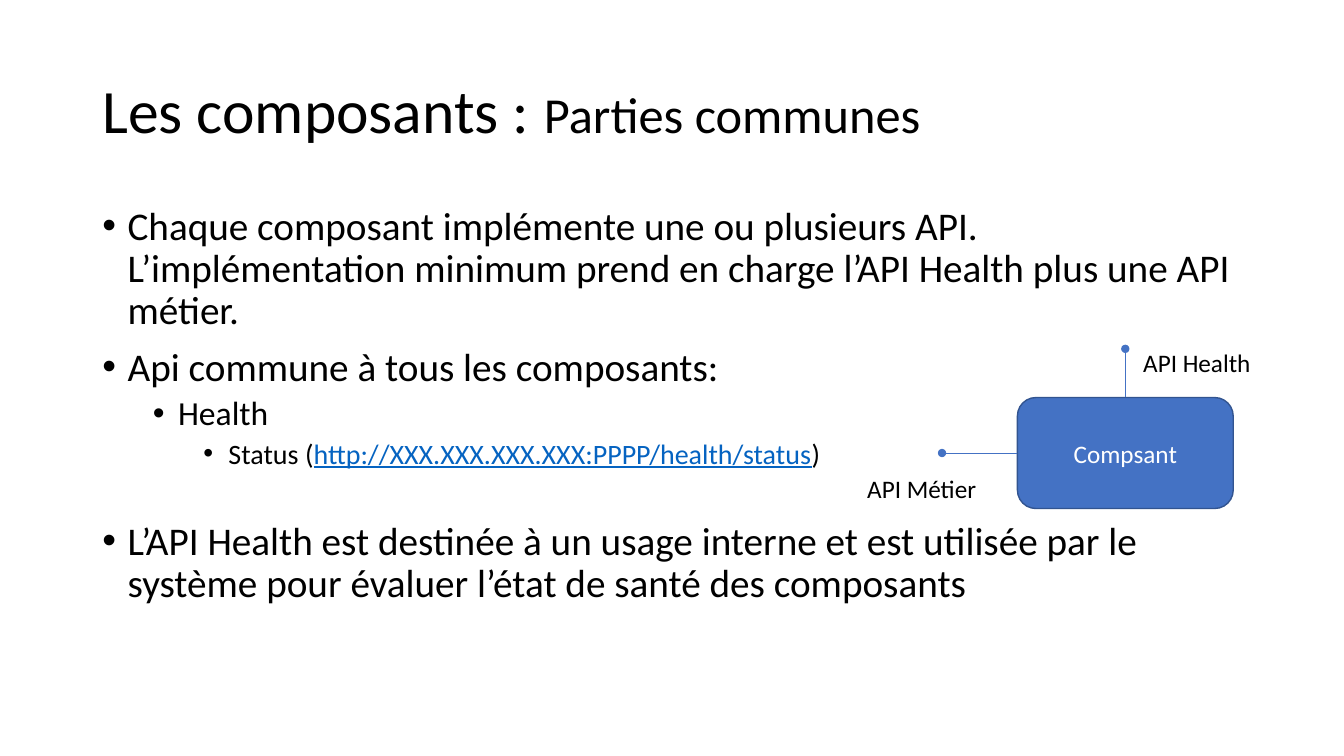
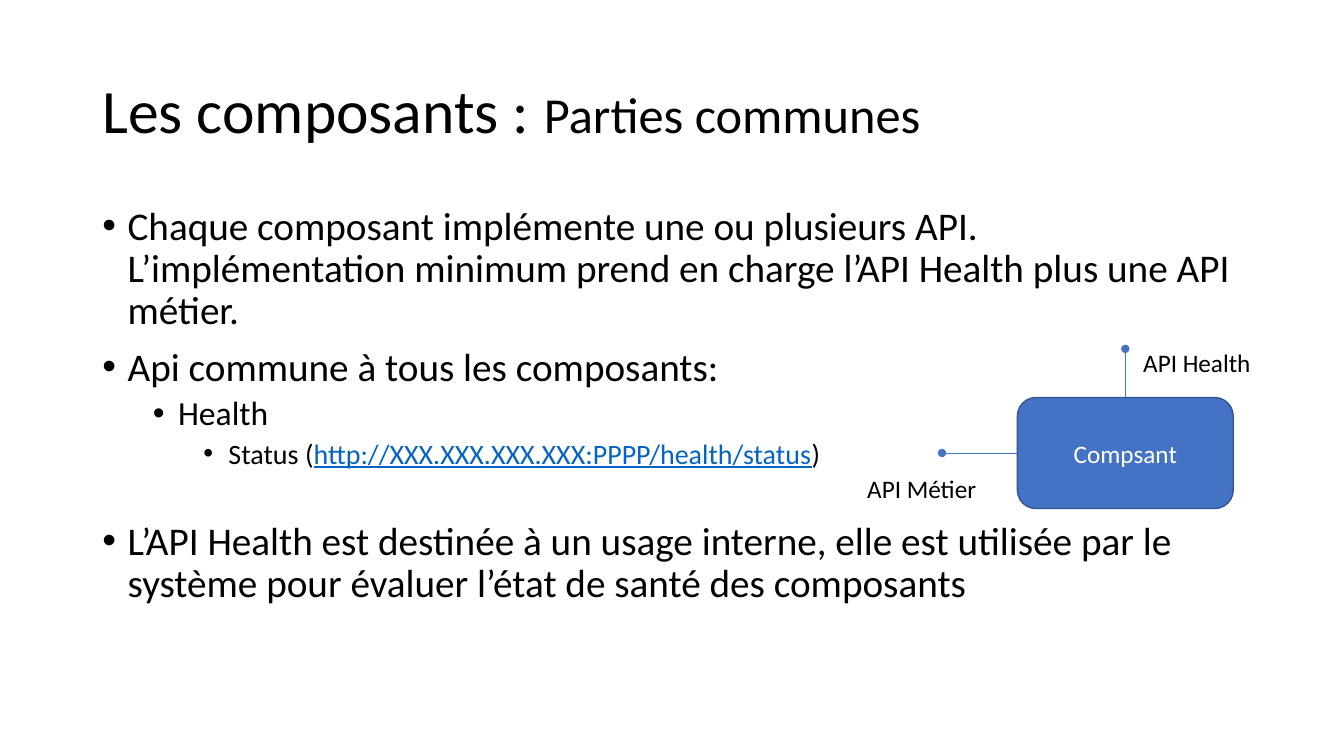
Before and after one commit to apulcino/MSAFO, a slide deck: slide 5 of maquette.pptx. Drawn at 1344x756 pixels with LibreOffice and Linux fonts; fonts in the diff are those of the drawing. Boxes give left, top, right and bottom in pixels: in the first picture for what was removed or moved away, otherwise in the second. Text is boxed around its words. In the diff, an @@ line names an element or a change of style, - is before the commit and + after.

```diff
--- a/maquette.pptx
+++ b/maquette.pptx
@@ text at <box>128,527,1171,604</box>: text changed @@
-• L’API Health est destinée à un usage interne et est utilisée par le système pour évaluer l’état de santé des composants
+• L’API Health est destinée à un usage interne, elle est utilisée par le système pour évaluer l’état de santé des composants
```
Also in this commit, not shown: 4 other slides changed.
